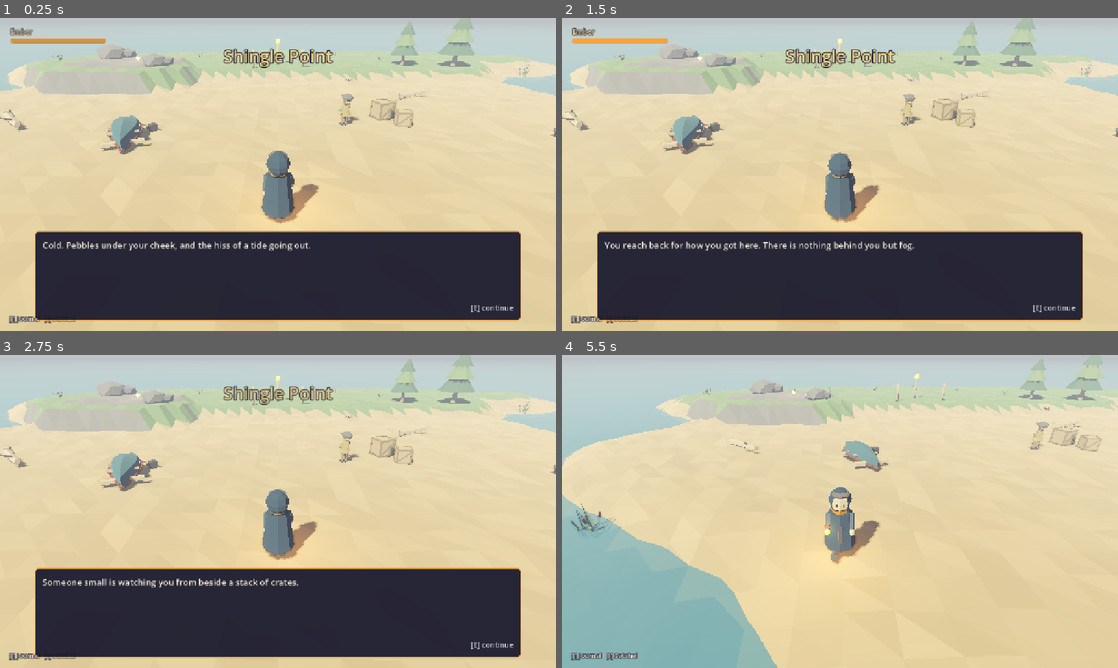
Above: before the commit, frames 1-4 (two rows, left to right).
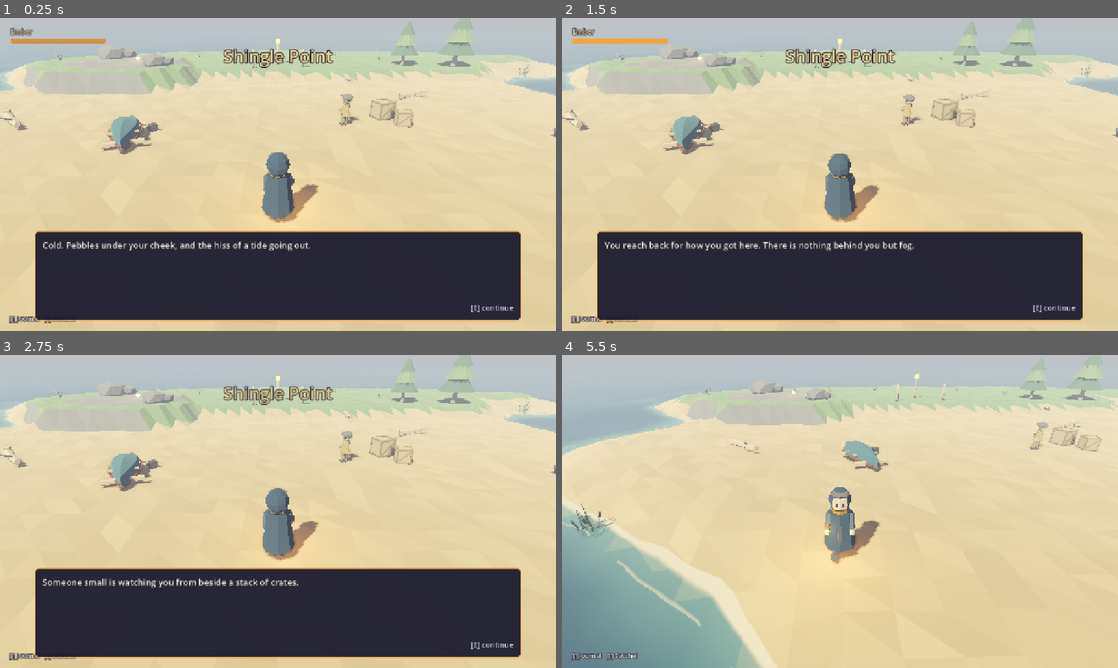
Above: after the commit, the same moments.

Repository: LoganChu/Agent_Game_Playground
Game: Godot game, scene res://scenes/main.tscn
The game is run twice, just before and just after one commit, with the same random seed, the same clock (stepped at 60 frames per second) and the same inputs.
Inputs (mouse positions are in pixels of both pictures, inside the frame that each line leads up to):
- Up to frame 1 (0.25 s): no input
- Up to frame 2 (1.5 s): tap Enter at 0.5 s; move the mouse to (962, 158) at 0.52 s; hold D (move_right) 0.53-1.28 s; tap Q (camera_left) at 0.6 s; click (962, 158) at 0.67 s; move the mouse to (728, 190) at 1.27 s; hold S (move_back) from 1.28 s (still down); tap R (camera_right) at 1.35 s
- Up to frame 3 (2.75 s): move the mouse to (333, 442) at 2.02 s; release S (move_back) at 2.03 s; hold D (move_right) from 2.03 s (still down); hold E (interact) from 2.03 s (still down)
- Up to frame 4 (5.5 s): move the mouse to (812, 574) at 2.77 s; release D (move_right) at 2.78 s; release E (interact) at 2.78 s; hold W (move_forward) 2.78-3.53 s; tap one key every 0.75 s from 2.85 s: J (journal) Enter 1 9; click (812, 574) at 2.92 s; move the mouse to (1006, 558) at 3.52 s; hold A (move_left) 3.53-5.03 s; move the mouse to (673, 464) at 4.27 s; move the mouse to (867, 511) at 5.02 s; hold S (move_back) from 5.03 s (still down); click (867, 511) at 5.17 s

The runs differ from the first frame. In frame 1, 0.2% of the frame differs, in the area x 0-100%, y 17-66%; in frame 2, 0.1%; in frame 3, 0.2%; in frame 4, 7.2%, in the area x 0-88%, y 16-100%.

Commit message:
feat: stylized water with baked shore depth and foam line
WaterBuilder bakes the water depth over the sculpted ground into vertex colour;
the shader turns it into shallow-to-deep colour, faceted swell that calms at
the shore and a foam line — no depth buffer, so it works in Compatibility.

Co-Authored-By: Claude Opus 5.5 <noreply@anthropic.com>
Claude-Session: https://claude.ai/code/session_01KrxexXMZBtfRcwfzabhidE

Diff:
--- /dev/null
+++ b/assets/shaders/water.gdshader
@@ -0,0 +1,55 @@
+// Emberwake water: flat-shaded low-poly waves, shallow→deep colour and a foam line where
+// the sea meets the shore. Depth isn't read from the depth buffer (unavailable in the
+// Compatibility renderer): scripts/world/water_builder.gd bakes each vertex's water depth
+// over the sculpted ground into COLOR.r (0 = at the shoreline, 1 = DEEP metres or more).
+shader_type spatial;
+render_mode blend_mix, depth_draw_opaque, cull_disabled, specular_schlick_ggx;
+
+uniform vec4 shallow_color : source_color = vec4(0.36, 0.64, 0.7, 1.0);
+uniform vec4 deep_color : source_color = vec4(0.12, 0.23, 0.37, 1.0);
+uniform vec4 foam_color : source_color = vec4(0.93, 0.9, 0.84, 1.0);
+uniform float foam_width = 0.13;   // normalised depth covered by the shore foam
+uniform float wave_height = 0.07;  // metres, full height only in deep water
+
+varying vec3 world_pos;
+varying float depth;
+
+float hash(vec2 p) {
+	return fract(sin(dot(p, vec2(127.1, 311.7))) * 43758.5453);
+}
+
+float value_noise(vec2 p) {
+	vec2 i = floor(p);
+	vec2 f = fract(p);
+	vec2 u = f * f * (3.0 - 2.0 * f);
+	return mix(mix(hash(i), hash(i + vec2(1.0, 0.0)), u.x),
+			mix(hash(i + vec2(0.0, 1.0)), hash(i + vec2(1.0, 1.0)), u.x), u.y);
+}
+
+void vertex() {
+	world_pos = (MODEL_MATRIX * vec4(VERTEX, 1.0)).xyz;
+	depth = COLOR.r;
+	// Swell grows with depth, so the shoreline (and the foam on it) stays put.
+	float swell = sin(TIME * 0.9 + world_pos.x * 0.45 + world_pos.z * 0.2)
+			+ sin(TIME * 0.7 - world_pos.z * 0.6 + world_pos.x * 0.15) * 0.6;
+	VERTEX.y += swell * wave_height * smoothstep(0.1, 0.8, depth);
+}
+
+void fragment() {
+	// Faceted normal from the screen-space derivatives: each triangle catches light flat.
+	vec3 n_flat = normalize(cross(dFdx(VERTEX), dFdy(VERTEX)));
+	NORMAL = dot(n_flat, VIEW) < 0.0 ? -n_flat : n_flat;
+	vec3 col = mix(shallow_color.rgb, deep_color.rgb, smoothstep(0.05, 0.85, depth));
+	float n = value_noise(world_pos.xz * 0.8 + vec2(TIME * 0.12, TIME * 0.05));
+	// Shore foam: a ragged band that breathes with the noise.
+	float edge = foam_width * (0.55 + 0.7 * n);
+	float foam = 1.0 - smoothstep(edge * 0.55, edge, depth);
+	// A second, broken line washing in towards the shore.
+	float wash = fract(depth * 3.5 - TIME * 0.18);
+	float line = smoothstep(0.9, 0.97, wash) * (1.0 - smoothstep(0.15, 0.5, depth)) * step(0.45, n);
+	foam = max(foam, line * 0.8);
+	ALBEDO = mix(col, foam_color.rgb, foam);
+	ROUGHNESS = mix(0.22, 0.9, foam);
+	SPECULAR = 0.45;
+	ALPHA = max(mix(0.72, 0.95, smoothstep(0.0, 0.6, depth)), foam);
+}
--- a/scripts/world/region.gd
+++ b/scripts/world/region.gd
@@ -32,7 +32,7 @@
 	for slab: Dictionary in data.get("terrain", []):
 		add_child(_build_slab(slab))
 	if data.has("water_level"):
-		add_child(_build_water(float(data["water_level"])))
+		add_child(WaterBuilder.build(field, float(data["water_level"])))
 	for kind: String in KINDS:
 		for entry: Dictionary in data.get(KINDS[kind], []):
 			if entry.has("if") or kind == "pickup":
@@ -179,22 +179,6 @@
 	return body
 
 
-func _build_water(level: float) -> MeshInstance3D:
-	var plane := PlaneMesh.new()
-	plane.size = Vector2(400, 400)
-	var mi := MeshInstance3D.new()
-	mi.name = "Water"
-	mi.mesh = plane
-	var mat := StandardMaterial3D.new()
-	mat.albedo_color = PropFactory.color("tide")
-	mat.albedo_color.a = 0.85
-	mat.transparency = BaseMaterial3D.TRANSPARENCY_ALPHA
-	mat.roughness = 0.3
-	mi.material_override = mat
-	mi.position.y = level
-	return mi
-
-
 func _build_prop(prop: Dictionary) -> Node3D:
 	var node: Node3D
 	var model := str(prop.get("model", ""))
--- /dev/null
+++ b/scripts/world/water_builder.gd
@@ -0,0 +1,114 @@
+class_name WaterBuilder
+extends RefCounted
+## Builds a region's sea: a grid over the sculpted ground's bounds whose vertices carry the
+## water depth above the ground (COLOR.r, normalised by DEEP), plus a skirt out to the
+## horizon at full depth. assets/shaders/water.gdshader turns that into shallow→deep colour,
+## waves that calm towards the shore, and a foam line where the depth reaches 0 — no depth
+## buffer needed, so it looks the same in the Compatibility renderer.
+
+const SHADER := preload("res://assets/shaders/water.gdshader")
+## Metres of water at which the sea reads fully deep (COLOR.r = 1).
+const DEEP := 1.2
+## Vertices per ground cell along each axis (2 = a half-metre grid on a 1 m field).
+const SUBDIVIDE := 2
+## How far the skirt reaches past the grid (metres).
+const SKIRT := 300.0
+
+
+## Normalised water depth at x/z: 0 where the ground reaches the water (or rises above it),
+## 1 at DEEP metres or more. Without a sculpted field the sea is deep everywhere.
+static func depth_at(field: TerrainField, level: float, x: float, z: float) -> float:
+	if field == null or not field.contains(x, z):
+		return 1.0
+	return clampf((level - field.height_at(x, z)) / DEEP, 0.0, 1.0)
+
+
+static func build(field: TerrainField, level: float) -> MeshInstance3D:
+	var mi := MeshInstance3D.new()
+	mi.name = "Water"
+	mi.mesh = build_mesh(field, level)
+	mi.material_override = material()
+	mi.cast_shadow = GeometryInstance3D.SHADOW_CASTING_SETTING_OFF
+	mi.position.y = level
+	return mi
+
+
+static func material() -> ShaderMaterial:
+	var mat := ShaderMaterial.new()
+	mat.shader = SHADER
+	mat.set_shader_parameter("shallow_color", PropFactory.color("tide").lerp(PropFactory.color("moss"), 0.25))
+	mat.set_shader_parameter("deep_color", PropFactory.color("abyss"))
+	mat.set_shader_parameter("foam_color", PropFactory.color("bone"))
+	return mat
+
+
+## The water surface in local space (y = 0 is the water level).
+static func build_mesh(field: TerrainField, level: float) -> ArrayMesh:
+	var rect := field.bounds if field else Rect2(-60, -60, 120, 120)
+	var step := (field.cell if field else 10.0) / SUBDIVIDE
+	var nx := int(ceil(rect.size.x / step))
+	var nz := int(ceil(rect.size.y / step))
+	var verts := PackedVector3Array()
+	var colors := PackedColorArray()
+	var indices := PackedInt32Array()
+	for iz in nz + 1:
+		for ix in nx + 1:
+			var x := minf(rect.position.x + ix * step, rect.end.x)
+			var z := minf(rect.position.y + iz * step, rect.end.y)
+			verts.append(Vector3(x, 0, z))
+			colors.append(Color(depth_at(field, level, x, z), 0, 0))
+	for iz in nz:
+		for ix in nx:
+			var a := iz * (nx + 1) + ix
+			var b := a + 1
+			var c := a + nx + 1
+			var d := c + 1
+			# Skip cells that lie wholly under dry land: the ground hides them anyway.
+			if colors[a].r + colors[b].r + colors[c].r + colors[d].r == 0.0 and _dry(field, level, verts[a], verts[d]):
+				continue
+			indices.append_array([a, b, d, a, d, c])
+	_add_skirt(verts, colors, indices, nx, nz)
+	var arrays := []
+	arrays.resize(Mesh.ARRAY_MAX)
+	arrays[Mesh.ARRAY_VERTEX] = verts
+	arrays[Mesh.ARRAY_COLOR] = colors
+	arrays[Mesh.ARRAY_INDEX] = indices
+	var mesh := ArrayMesh.new()
+	mesh.add_surface_from_arrays(Mesh.PRIMITIVE_TRIANGLES, arrays)
+	return mesh
+
+
+## True if a cell's corners and centre are all above the water (well inland).
+static func _dry(field: TerrainField, level: float, lo: Vector3, hi: Vector3) -> bool:
+	if field == null:
+		return false
+	var mid := (lo + hi) * 0.5
+	return field.height_at(mid.x, mid.z) > level + 0.3
+
+
+## A ring of strips from every grid edge vertex out to SKIRT metres, sharing the grid's edge
+## vertices exactly (no T-junctions, so the waves never open a crack at the seam).
+static func _add_skirt(verts: PackedVector3Array, colors: PackedColorArray, indices: PackedInt32Array, nx: int, nz: int) -> void:
+	var ring: Array[int] = []  # grid edge vertex indices, counter-clockwise seen from above
+	for ix in nx + 1:
+		ring.append(ix)
+	for iz in range(1, nz + 1):
+		ring.append(iz * (nx + 1) + nx)
+	for ix in range(nx - 1, -1, -1):
+		ring.append(nz * (nx + 1) + ix)
+	for iz in range(nz - 1, 0, -1):
+		ring.append(iz * (nx + 1))
+	var centre := (verts[0] + verts[verts.size() - 1]) * 0.5
+	var outer_start := verts.size()
+	for i: int in ring:
+		var v := verts[i]
+		var dir := Vector3(v.x - centre.x, 0, v.z - centre.z).normalized()
+		verts.append(v + dir * SKIRT)
+		colors.append(Color(1, 0, 0))
+	var count := ring.size()
+	for k in count:
+		var a := ring[k]
+		var b := ring[(k + 1) % count]
+		var oa := outer_start + k
+		var ob := outer_start + (k + 1) % count
+		indices.append_array([a, oa, b, b, oa, ob])
Not shown, added: assets/shaders/water.gdshader.uid
Not shown, added: scripts/world/water_builder.gd.uid
